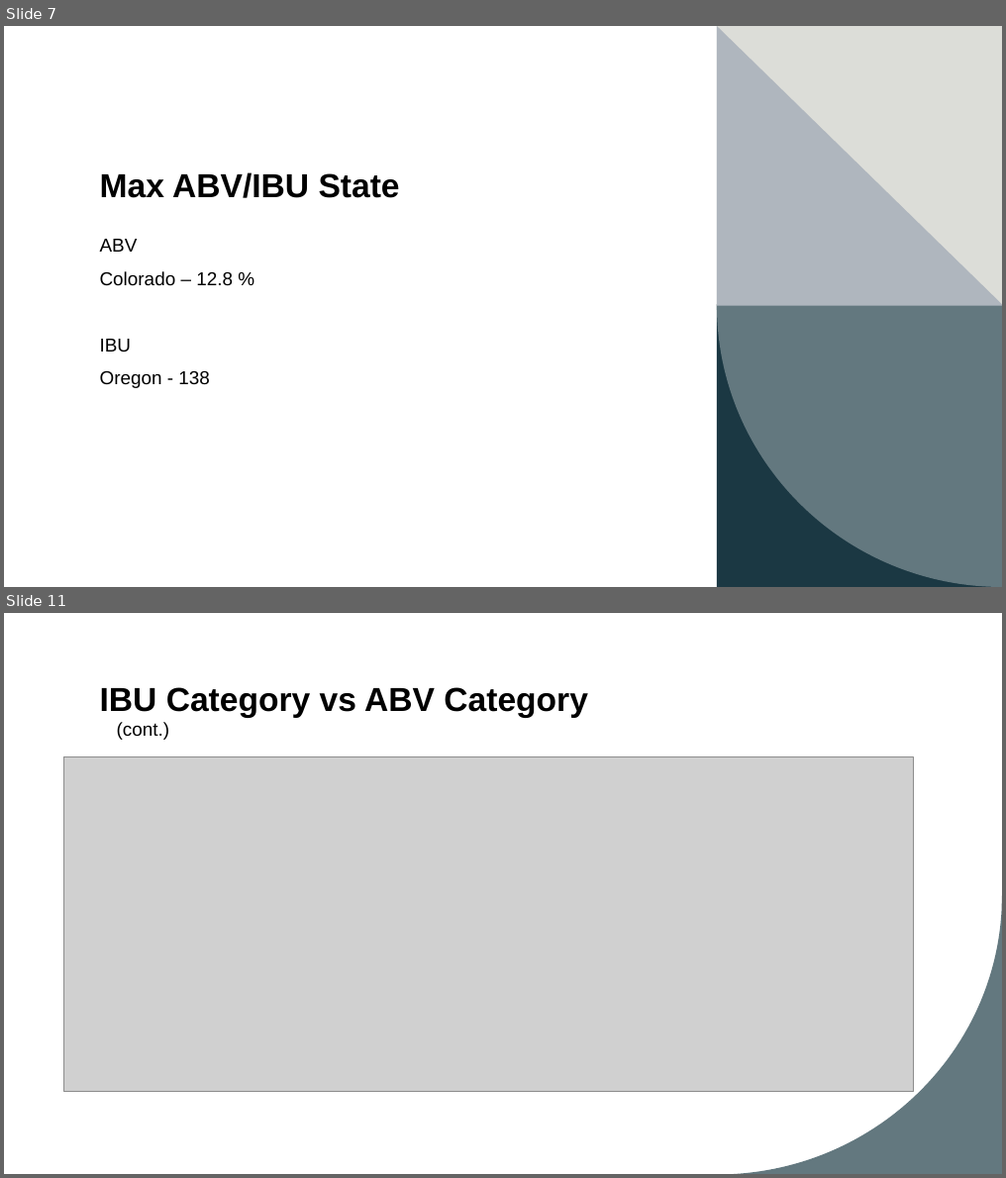
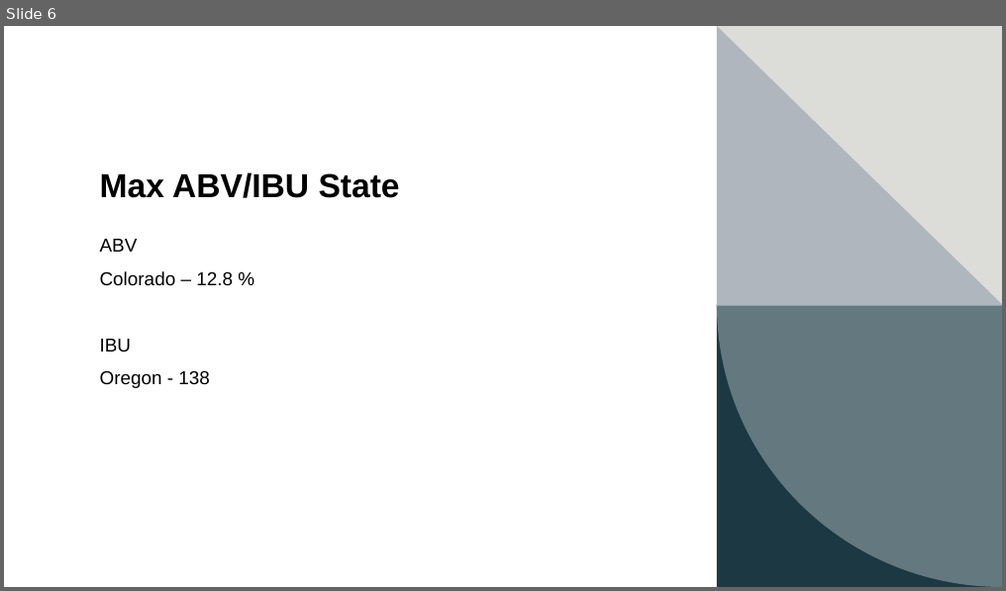
Before and after one commit to cdholmes11/DDS-Project-1, a slide deck: DDS_Project_1_Presentation_Dane.pptx. Shown one above the other, each under a label of ours: slides 7 and 11 before the commit, slide 6 after it; the slides between them are not shown. The pictures are 1006x1178 and 1006x591 pixels, drawn with LibreOffice and Linux fonts; fonts in the diff are those of the drawing; grey boxes stand for pictures. Boxes give left, top, right and bottom in pixels: in the first picture for what was removed or moved away, otherwise in the second. Text is boxed around its words. In the diff, an @@ line names an element or a change of style, - is before the commit and + after.

```diff
--- a/DDS_Project_1_Presentation_Dane.pptx
+++ b/DDS_Project_1_Presentation_Dane.pptx
@@ slide 11 removed at (x1=4, y1=613, x2=1002, y2=1174), background #FFFFFF; not listed: 1 template element that a slide beside it also shows @@
@@ title removed at (x1=100, y1=687, x2=588, y2=718) @@
-IBU Category vs ABV Category
@@ text removed at (x1=117, y1=722, x2=170, y2=740) @@
-(cont.)
@@ picture removed at (x1=63, y1=758, x2=915, y2=1092) @@
@@ what was slide 7 is now slide 6 @@
```
Also in this commit, not shown: 8 slides changed, 6 slides added, 3 other slides removed, 1 other file.
